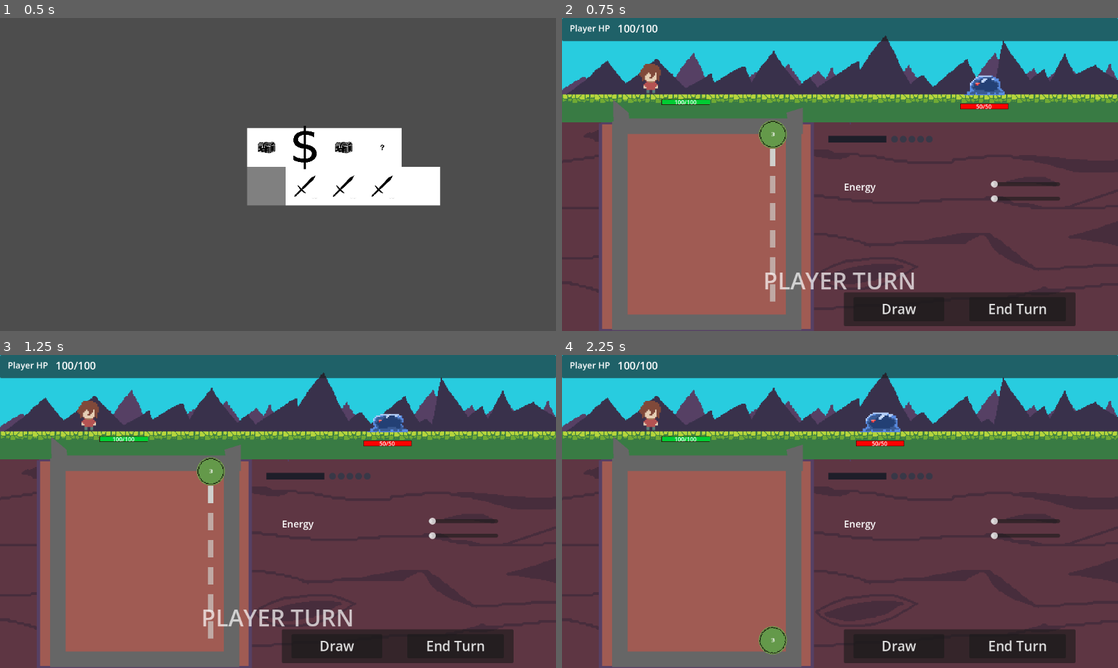
Above: before the commit, frames 1-4 (two rows, left to right).
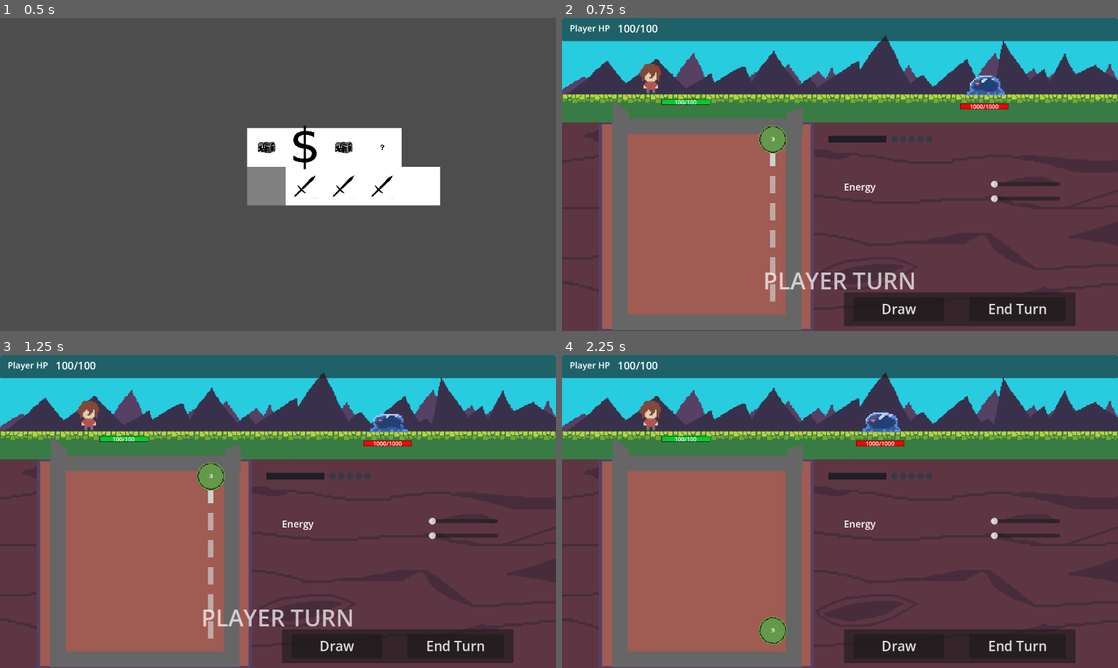
Above: after the commit, the same moments.

Repository: nmh6063-star/GameDesign-FinalProject
Game: Godot game, scene res://scenes/map.tscn
Same seed, same stepped clock (60 frames per second), same inputs: the game is played once before the commit and once after it.
Inputs (mouse positions are in pixels of both pictures, inside the frame that each line leads up to):
- Up to frame 1 (0.5 s): no input
- Up to frame 2 (0.75 s): tap Enter (enter_level) at 0.5, 0.6 s; move the mouse to (962, 158) at 0.52 s; hold D (Move_Right) from 0.53 s (still down)
- Up to frame 3 (1.25 s): keep holding D (Move_Right)
- Up to frame 4 (2.25 s): release D (Move_Right) at 1.25 s; click "Draw" at 1.25 s; move the mouse to (728, 527) at 2.02 s; hold S (Move_Down) from 2.03 s (still down); click (728, 527) at 2.1 s

Frame 1 is identical in both runs. In frame 2, 0.3% of the frame differs, in the area x 35-79%, y 27-44%; in frame 3, 0.3%; in frame 4, 0.4%, in the area x 35-60%, y 27-96%.

Commit message:
idk random changes

Diff:
--- a/scenes/main.tscn
+++ b/scenes/main.tscn
@@ -205,6 +205,9 @@
 [sub_resource type="PhysicsMaterial" id="PhysicsMaterial_surface"]
 friction = 2.5
 
+[sub_resource type="RectangleShape2D" id="RectangleShape2D_jkv2x"]
+size = Vector2(376, 39)
+
 [sub_resource type="AtlasTexture" id="AtlasTexture_jyhfs"]
 atlas = ExtResource("3_sugp2")
 region = Rect2(0, 25, 32, 25)
@@ -724,6 +727,10 @@
 scale = Vector2(7.6547318, 8.198811)
 polygon = PackedVector2Array(-25.082527, -26.711191, -25.082527, 25.979378, 26.127628, 25.979378, 26.127628, -26.711191, 21.947208, -26.711191, 21.947208, 22.076374, -20.902105, 22.076374, -20.902105, -26.711191)
 
+[node name="CollisionShape2D" type="CollisionShape2D" parent="Box" unique_id=1523926359]
+position = Vector2(12, -228.5)
+shape = SubResource("RectangleShape2D_jkv2x")
+
 [node name="Player" type="Node2D" parent="." unique_id=1652955601]
 position = Vector2(-144, -187)
 script = ExtResource("9_trceg")
--- a/script/entities/enemy.gd
+++ b/script/entities/enemy.gd
@@ -2,7 +2,7 @@
 
 signal damaged(amount: int)
 
-@export var max_health: int = 50
+@export var max_health: int = 1000
 @export var attack_damage: int = 10
 var current_health: int
 @onready var base = $AnimatedSprite2D.modulate
--- a/script/session/game_manager.gd
+++ b/script/session/game_manager.gd
@@ -10,7 +10,7 @@
 ## Balls within this radius (pixels, global space) get knock-on impulse from merge or shoot.
 const BURST_AREA_RADIUS := 320.0
 ## Extra multiplier on HSlider impulse when the burst comes from shooting (merge uses 1.0).
-const SHOOT_BURST_STRENGTH_MULT := 10.0
+const SHOOT_BURST_STRENGTH_MULT := 100.0
 
 @onready var card_manager: CardManager = get_node("/root/Node2D/CardManager")
 @onready var _ball_query := preload("res://script/ball/resolve/ball_query.gd").new()
@@ -133,7 +133,8 @@
 
 ## Radial push only for balls inside a circle around `origin_global`, scaled by HSlider × `strength_scale`.
 func _burst_knock_on_balls(origin_global: Vector2, strength_scale: float = 1.0) -> void:
-	var strength: float = ($"/root/Node2D/HSlider" as HSlider).value * strength_scale
+	#var strength: float = ($"/root/Node2D/HSlider" as HSlider).value * strength_scale
+	var strength: float = 50.0 * sqrt(strength_scale)
 	var r2: float = BURST_AREA_RADIUS * BURST_AREA_RADIUS
 	for node in get_tree().get_nodes_in_group("ball"):
 		if not is_instance_valid(node):
